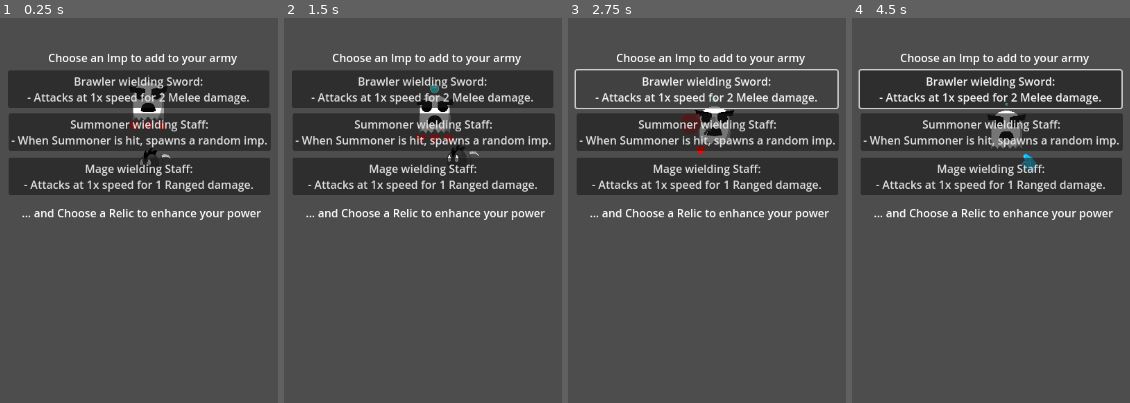
Above: before the commit, frames 1-4 (left to right).
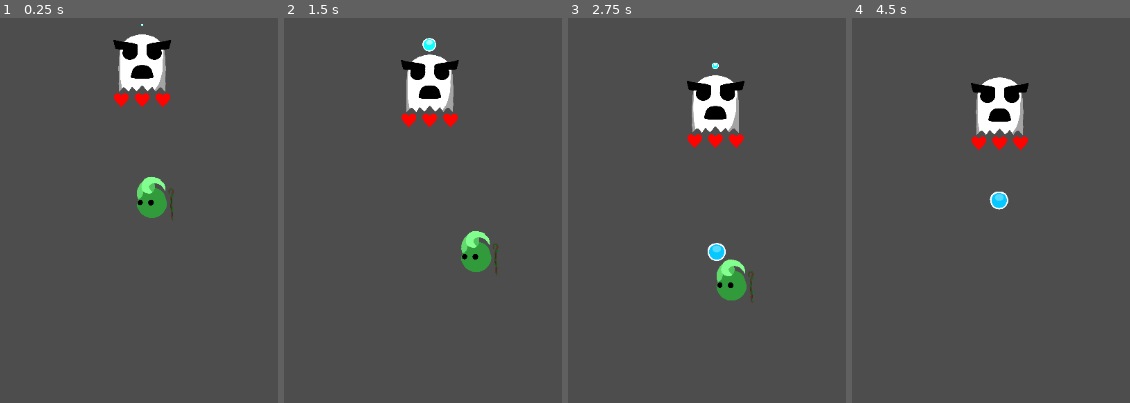
Above: after the commit, the same moments.

Repository: HoneyPony/impish-descent-future
Game: Godot game, scene res://Game.tscn
Same seed, same stepped clock (60 frames per second), same inputs: the game is played once before the commit and once after it.
Inputs (mouse positions are in pixels of both pictures, inside the frame that each line leads up to):
- Up to frame 1 (0.25 s): no input
- Up to frame 2 (1.5 s): move the mouse to (outside the picture) at 0.52 s; hold D (player_right) 0.53-1.28 s; move the mouse to (284, 202) at 1.27 s
- Up to frame 3 (2.75 s): click (707, 87) at 2 s, where only the run before the commit has a clickable "Brawler wielding Sword: - Att…"
- Up to frame 4 (4.5 s): move the mouse to (1091, 79) at 2.77 s; hold D (player_right) 2.78-4.28 s; move the mouse to (971, 268) at 3.52 s; move the mouse to (outside the picture) at 4.27 s

The runs differ from the first frame. In frame 1, 29% of the frame differs, in the area x 2-98%, y 1-53%; in frame 2, 29%; in frame 3, 23%; in frame 4, 28%.

Commit message:
Implement some avoidance strategy

Diff:
--- a/GS.gd
+++ b/GS.gd
@@ -16,6 +16,7 @@
 	Club,
 	Dagger,
 	Mace,
+	Staff,
 	Scythe
 }
 
--- a/Game.tscn
+++ b/Game.tscn
@@ -7,7 +7,7 @@
 [node name="Game" type="Node2D"]
 
 [node name="Camera3D" type="Camera2D" parent="."]
-zoom = Vector2(0.5, 0.5)
+zoom = Vector2(0.75, 0.75)
 
 [node name="PauseMenu" parent="." instance=ExtResource("1")]
 visible = false
@@ -20,6 +20,7 @@
 [node name="CanvasLayer" type="CanvasLayer" parent="."]
 
 [node name="Control" type="Control" parent="CanvasLayer"]
+visible = false
 layout_mode = 3
 anchors_preset = 15
 anchor_right = 1.0
--- a/players/player.gd
+++ b/players/player.gd
@@ -19,11 +19,13 @@
 }
 
 enum Goals {
-	GOAL_MELEE
+	GOAL_MELEE,
+	GOAL_RANGED,
+	GOAL_NONE,
 }
 
-var current_item: GS.Item = GS.Item.Scythe
-var current_class: GS.Class = GS.Class.Summoner
+var current_item: GS.Item = GS.Item.Staff
+var current_class: GS.Class = GS.Class.Mage
 
 func set_item(item: GS.Item):
 	var tex = null
@@ -31,6 +33,8 @@
 	match item:
 		GS.Item.Sword:
 			tex = preload("res://players/sword.png")
+		GS.Item.Staff:
+			tex = preload("res://players/staff.png")
 		GS.Item.Scythe:
 			tex = preload("res://players/scythe.png")
 		_:
@@ -53,6 +57,21 @@
 	body_sprite.texture = tex
 	current_class = klass
 
+# Computes intrinsic class-based properties before we get to the effects of
+# relics.
+func compute_basic_properties():
+	match current_class:
+		GS.Class.Brawler:
+			# Brwaler is thankfully always melee.
+			goal = Goals.GOAL_MELEE
+		GS.Class.Mage:
+			goal = Goals.GOAL_RANGED
+		GS.Class.Cleric:
+			pass
+		GS.Class.Summoner:
+			# Summoner can't do anything but get hit by default.
+			goal = Goals.GOAL_NONE
+
 var state: State = State.NO_ACTION
 var goal: Goals = Goals.GOAL_MELEE
 
@@ -80,6 +99,9 @@
 
 func _ready():
 	item.global_position = item_rest.global_position
+
+	# TODO: Do we actually do this here? Probably not
+	compute_basic_properties()
 
 func _physics_process(delta):
 	# Uncomment this if we want to animate the item
@@ -93,7 +115,7 @@
 		#item.sync_to_physics = true
 
 
-	if abs(velocity.x) > 64 and sign(velocity.x) != sign(body_sprite.scale.x):
+	if abs(velocity.x) > 128 and sign(velocity.x) != sign(body_sprite.scale.x):
 		body_sprite.scale.x *= -1
 		# Uncomment to have the items flip when stuff...
 		# I guess for now we'll just leave ItemRest not under Body??
@@ -159,6 +181,14 @@
 
 			if dir_to.length_squared() < melee_attack_range * melee_attack_range:
 				melee_attack(closest.global_position)
+	elif goal == Goals.GOAL_RANGED:
+		# If we're ranged, we want to avoid damage, so back away from nearby enemies
+		var bodies: Array = melee_range.get_overlapping_bodies()
+		for body in bodies:
+			var to_vec = global_position - body.global_position
+			var goal_shift = 160000.0 * to_vec / (to_vec.length_squared() + 0.005)
+			target_noise_nosmooth += goal_shift
+
 
 	target_noise += (target_noise_nosmooth - target_noise) * smoothing
 
--- a/players/player.tscn
+++ b/players/player.tscn
@@ -2,8 +2,8 @@
 
 [ext_resource type="Script" path="res://players/player.gd" id="1_w5dbm"]
 [ext_resource type="Script" path="res://hazard/hazard.gd" id="2_ot2ip"]
-[ext_resource type="Texture2D" uid="uid://d1chh5b3hitlx" path="res://players/scythe.png" id="3_qrq5e"]
-[ext_resource type="Texture2D" uid="uid://ck7yr4bbkqlub" path="res://players/body3.png" id="4_6dvwy"]
+[ext_resource type="Texture2D" uid="uid://bmyr52b8dwvrw" path="res://players/staff.png" id="3_gmg4u"]
+[ext_resource type="Texture2D" uid="uid://cvybokmbxkvby" path="res://players/body1.png" id="4_7f0rb"]
 
 [sub_resource type="Animation" id="Animation_h8hu0"]
 resource_name = "Bob"
@@ -78,7 +78,7 @@
 z_index = 5
 y_sort_enabled = true
 scale = Vector2(0.25, 0.25)
-texture = ExtResource("3_qrq5e")
+texture = ExtResource("3_gmg4u")
 
 [node name="CollisionShape2D" type="CollisionShape2D" parent="Item"]
 position = Vector2(0, -9)
@@ -86,7 +86,7 @@
 
 [node name="Body" type="Sprite2D" parent="."]
 scale = Vector2(0.25, 0.25)
-texture = ExtResource("4_6dvwy")
+texture = ExtResource("4_7f0rb")
 centered = false
 offset = Vector2(-128, -384)
 
Binary file added: players/body1.png
Not shown, added: players/body1.png.import
Binary file added: players/staff.png
Not shown, added: players/staff.png.import
Not shown, added: players/body1.kra
Not shown, added: players/body1.kra~
Not shown, added: players/staff.kra
Not shown, added: players/staff.kra~
